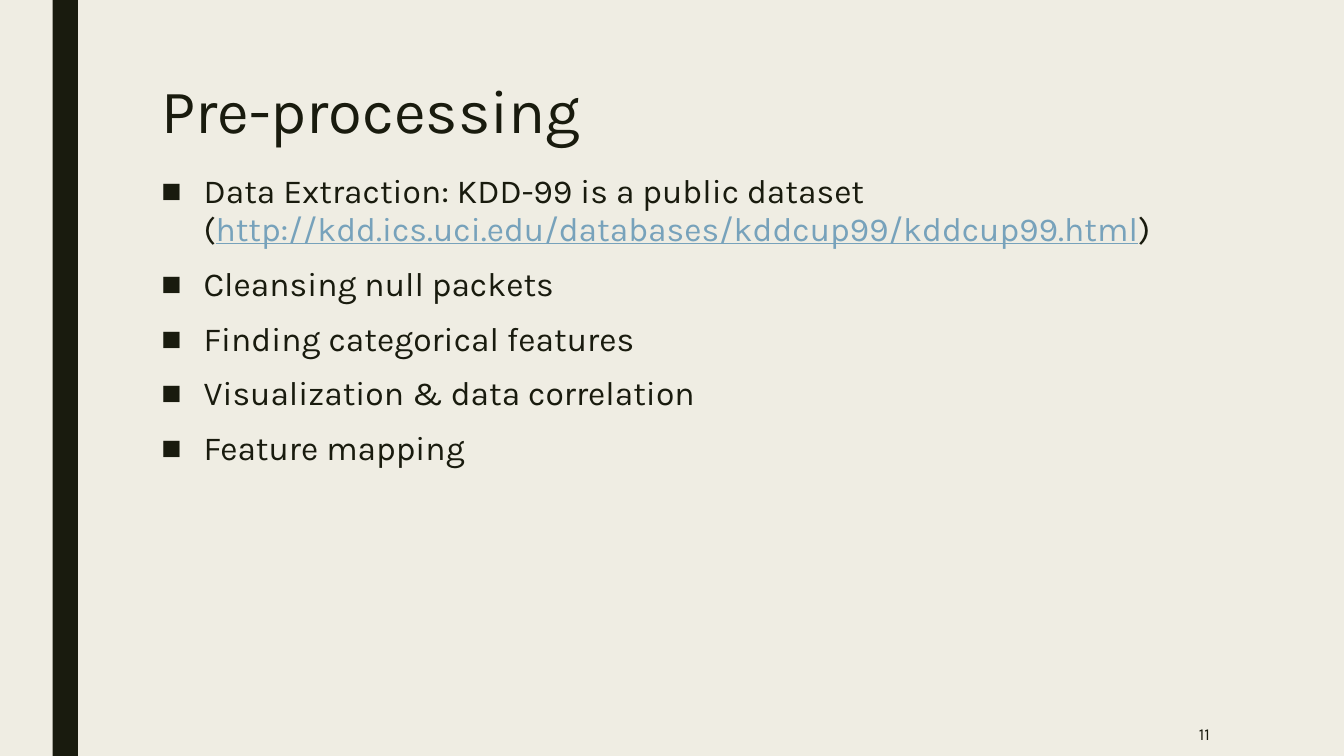
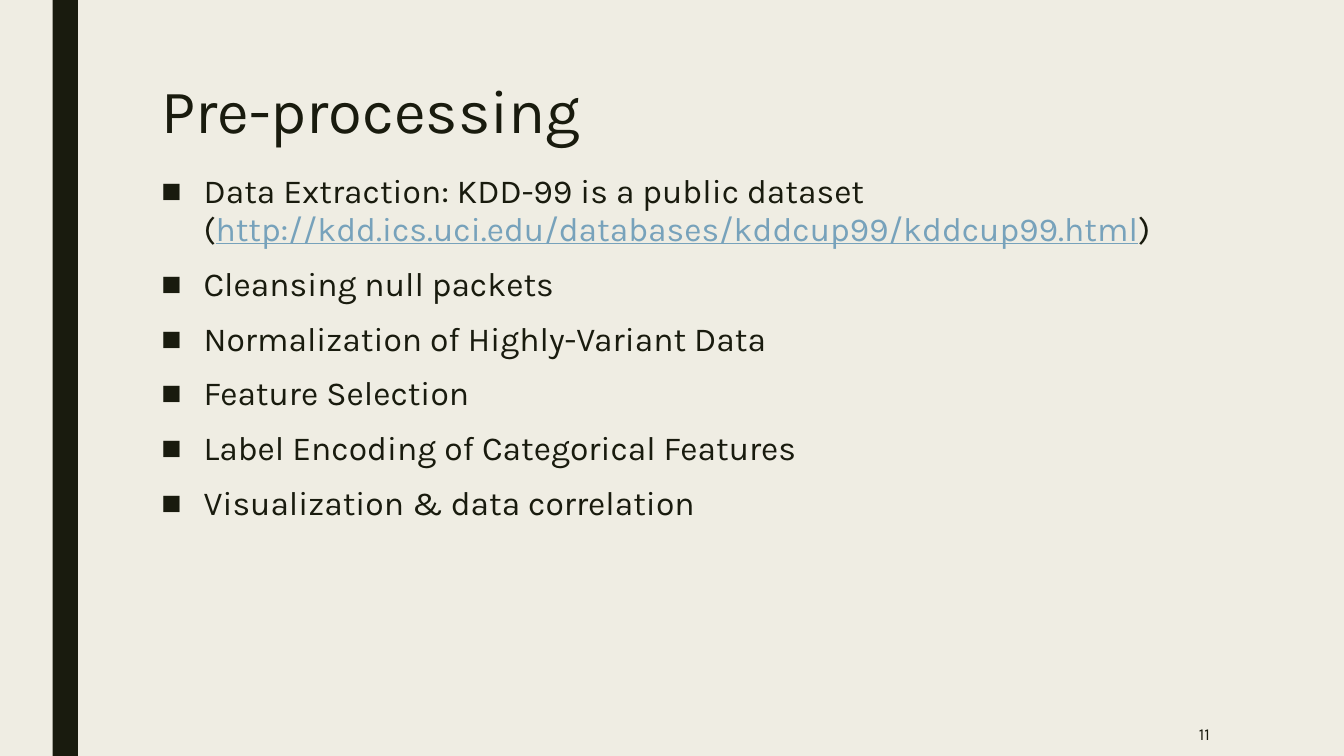
Before and after one commit to mohab-sameh/Anomaly-Based-IDS-Workbench, a slide deck: slide 11 of Presentations/Enhanced intrusion detection system with deep learning.pptx. Drawn at 1344x756 pixels with LibreOffice and Linux fonts; fonts in the diff are those of the drawing. Boxes give left, top, right and bottom in pixels: in the first picture for what was removed or moved away, otherwise in the second. Text is boxed around its words. In the diff, an @@ line names an element or a change of style, - is before the commit and + after.

```diff
--- a/Presentations/Enhanced intrusion detection system with deep learning.pptx
+++ b/Presentations/Enhanced intrusion detection system with deep learning.pptx
@@ text at [204, 328, 796, 469]: text changed @@
-■ Finding categorical features
+■ Normalization of Highly-Variant Data
+■ Feature Selection
+■ Label Encoding of Categorical Features
@@ text at [204, 437, 464, 469]: paragraph removed @@
-■ Feature mapping
```
Also in this commit, not shown: 10 other slides changed, 4 slides added, 4 other files.
